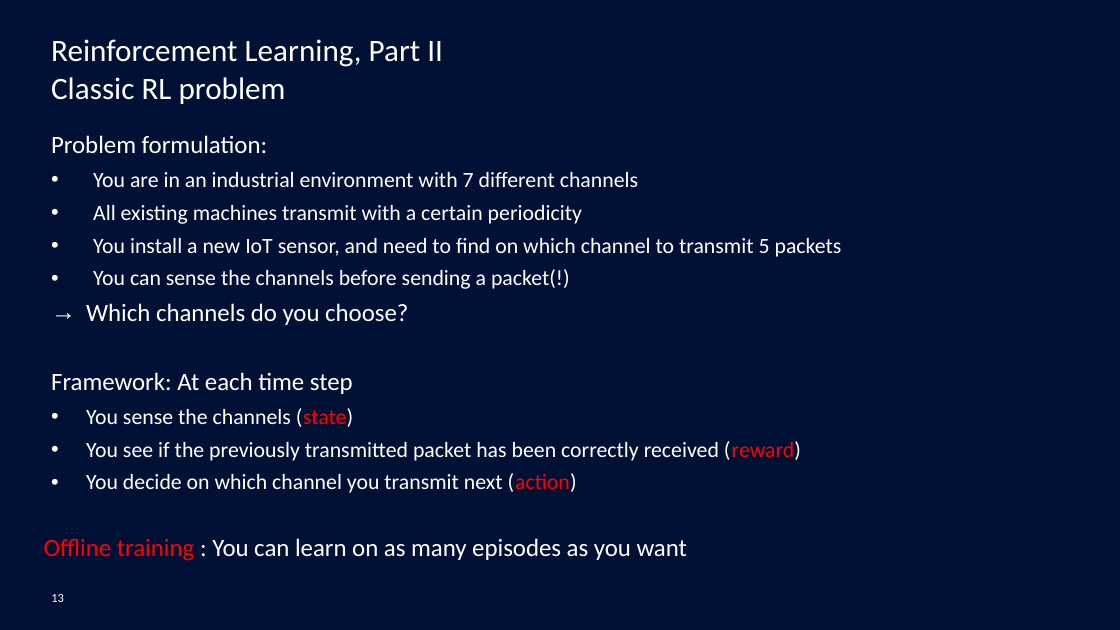
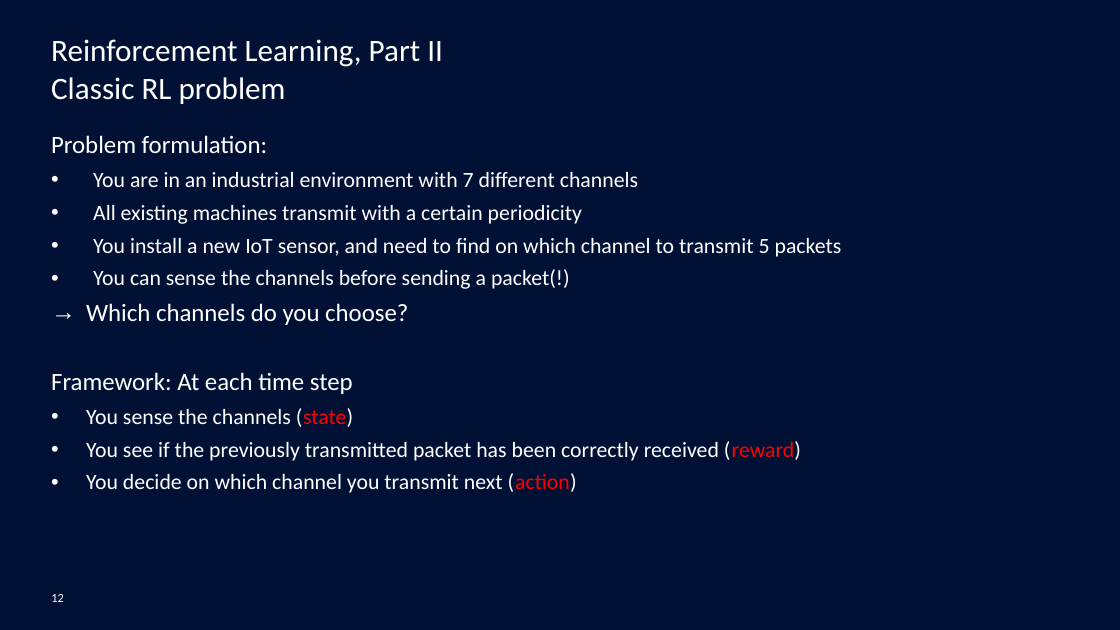
Before and after one commit to mgoutay/ml_course, a slide deck: slide 12 of RL_course.pptx (slide 13 before the commit). Drawn at 1120x630 pixels with LibreOffice and Linux fonts; fonts in the diff are those of the drawing; background and template pictures are left out. Boxes give left, top, right and bottom in pixels: in the first picture for what was removed or moved away, otherwise in the second. Text is boxed around its words. In the diff, an @@ line names an element or a change of style, - is before the commit and + after.

```diff
--- a/RL_course.pptx
+++ b/RL_course.pptx
@@ text removed at [44, 538, 687, 561] @@
-Offline training : You can learn on as many episodes as you want
@@ page number at [51, 594, 64, 602]: text changed @@
-13
+12
```
Also in this commit, not shown: 9 other slides changed, 1 slide removed, 1 other file.
